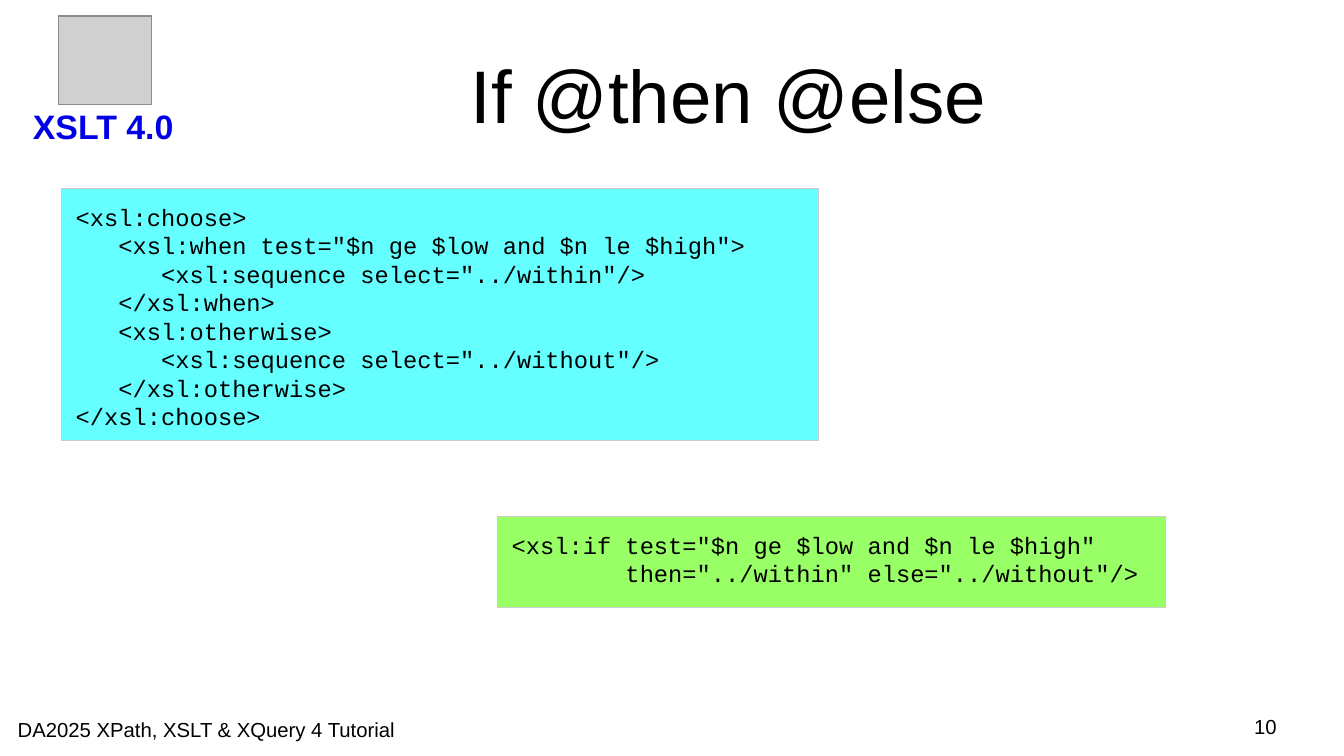
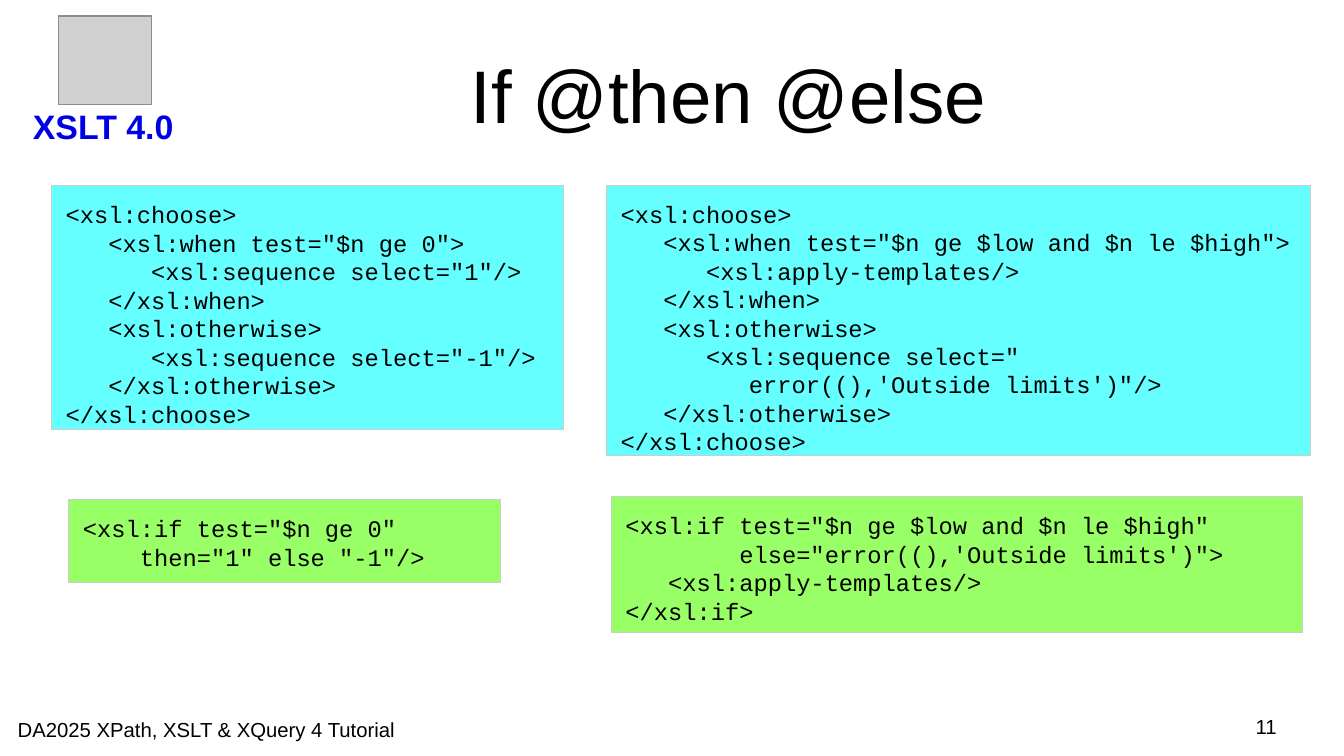
Before and after one commit to johnlumley/johnlumley.github.io, a slide deck: slide 11 of DA2025/slides/QT4-XSLT.odp (slide 10 before the commit). Drawn at 1344x756 pixels with LibreOffice and Linux fonts; fonts in the diff are those of the drawing; grey boxes stand for pictures; background and template pictures are left out. Boxes give left, top, right and bottom in pixels: in the first picture for what was removed or moved away, otherwise in the second. Text is boxed around its words. In the diff, an @@ line names an element or a change of style, - is before the commit and + after.

```diff
--- a/DA2025/slides/QT4-XSLT.odp
+++ b/DA2025/slides/QT4-XSLT.odp
@@ rectangle "<xsl:choose>": place and size @@
-rectangle "<xsl:choose>" at (61, 188, 818, 440)
+rectangle "<xsl:choose>" at (51, 185, 563, 429)
@@ rectangle added at (606, 185, 1311, 456), fill #66FFFF, outline #CCCCCC 0 pt, 14 pt, text #000000 @@
+<xsl:choose>
+<xsl:when test="$n ge $low and $n le $high">
+<xsl:apply-templates/>
+</xsl:when>
+<xsl:otherwise>
+<xsl:sequence select="
+error((),'Outside limits')"/>
+</xsl:otherwise>
+</xsl:choose>
@@ text in rectangle at (108, 235, 521, 285): text changed @@
-<xsl:when test="$n ge $low and $n le $high">
-<xsl:sequence select="../within"/>
+<xsl:when test="$n ge 0">
+<xsl:sequence select="1"/>
@@ text in rectangle at (151, 349, 535, 371): text changed @@
-<xsl:sequence select="../without"/>
+<xsl:sequence select="-1"/>
@@ rectangle added at (68, 500, 500, 583), fill #99FF66, outline #CCCCCC 0 pt, 14 pt, text #000000 @@
+<xsl:if test="$n ge 0"
+then="1" else "-1"/>
@@ rectangle "<xsl:if test="$n ge $low and ...": place and size @@
-rectangle "<xsl:if test="$n ge $low and ..." at (498, 516, 1167, 607)
+rectangle "<xsl:if test="$n ge $low and ..." at (611, 496, 1304, 633)
@@ text in rectangle at (625, 517, 1223, 621): text changed @@
-<xsl:if test="$n ge $low and $n le $high"
-then="../within" else="../without"/>
+<xsl:if test="$n ge $low and $n le $high"
+else="error((),'Outside limits')">
+<xsl:apply-templates/>
+</xsl:if>
@@ page number at (1256, 720, 1277, 734): text changed @@
-10
+11
```
Also in this commit, not shown: 14 other slides changed, 3 slides added, 4 other files.
